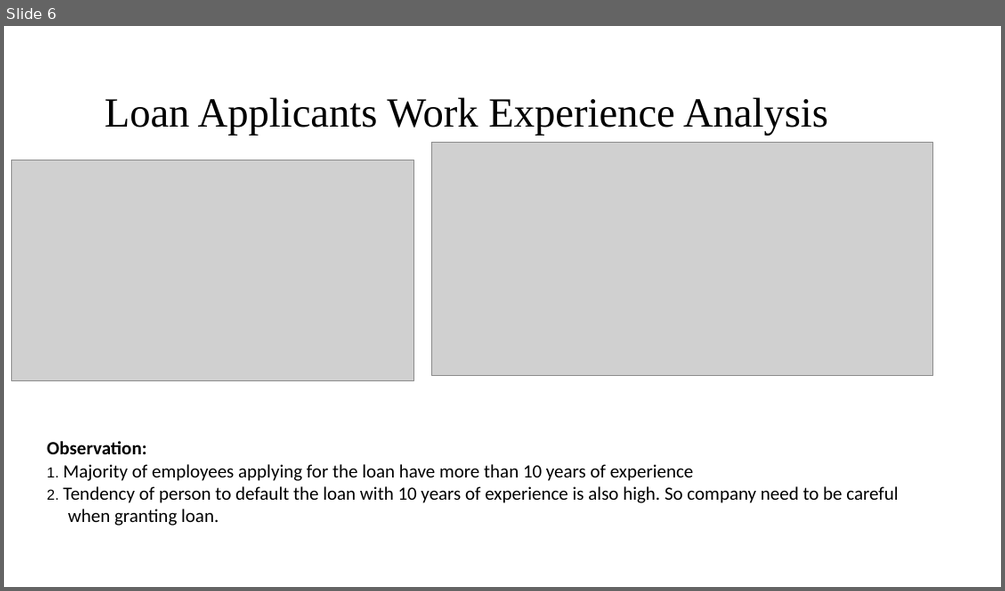
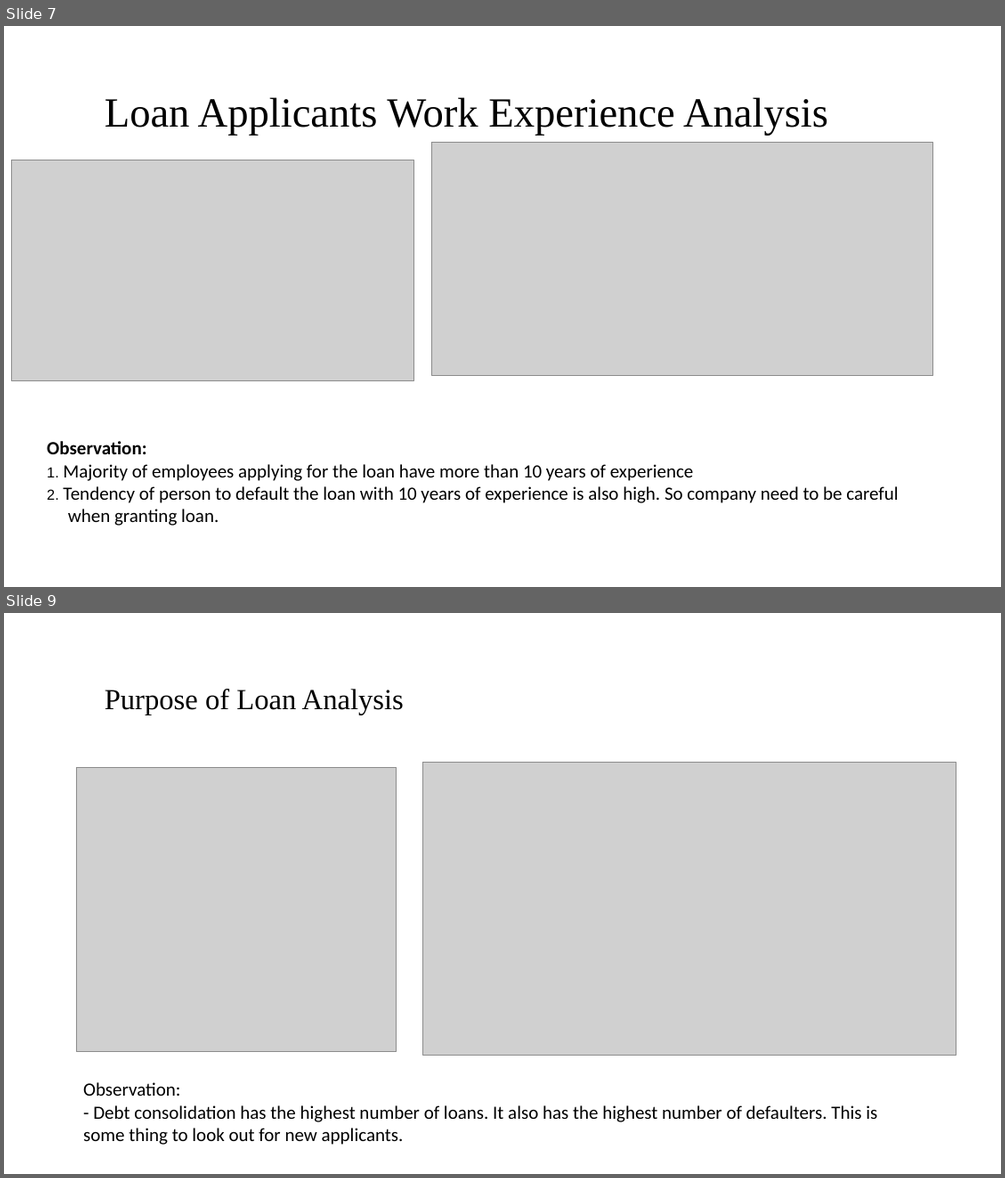
Before and after one commit to ArjunAshokKumar/Lending-Club-Case-Study, a slide deck: Niraj Kumar.pptx. Shown one above the other, each under a label of ours: slide 6 before the commit, slides 7 and 9 after it; the slides between them are not shown. The pictures are 1005x591 and 1005x1178 pixels, drawn with LibreOffice and Linux fonts; fonts in the diff are those of the drawing; grey boxes stand for pictures; background and template pictures are left out. Boxes give left, top, right and bottom in pixels: in the first picture for what was removed or moved away, otherwise in the second. Text is boxed around its words. In the diff, an @@ line names an element or a change of style, - is before the commit and + after.

Commit message:
Income analysis and  PPT

```diff
--- a/Niraj Kumar.pptx
+++ b/Niraj Kumar.pptx
@@ slide 9 added at (4,613,1001,1174), background #FFFFFF @@
@@ title added at (105,689,404,715), 28 pt, text #000000 @@
+Purpose of Loan Analysis
@@ picture added at (76,767,396,1051) @@
@@ picture added at (423,762,956,1055) @@
@@ text added at (83,1082,877,1144), 18 pt, text #000000 @@
+Observation:
+- Debt consolidation has the highest number of loans. It also has the highest number of defaulters. This is some thing to look out for new applicants.
@@ what was slide 6 is now slide 7 @@
```
Also in this commit, not shown: 7 other slides added, 5 slides removed, 1 other file.
